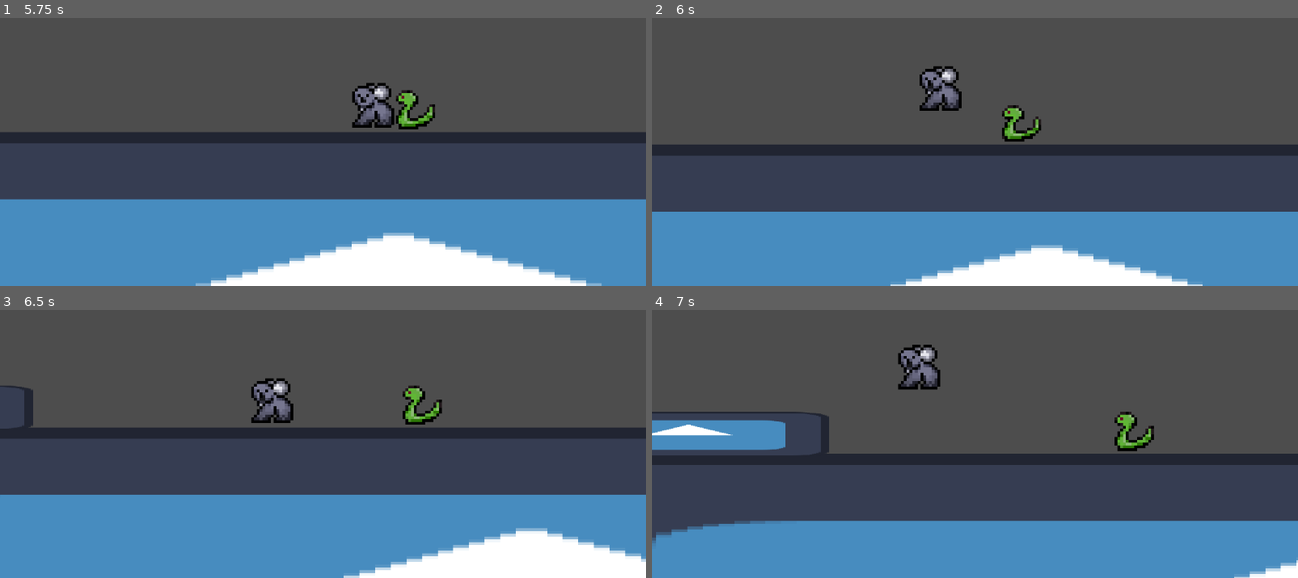
Above: before the commit, frames 1-4 (two rows, left to right).
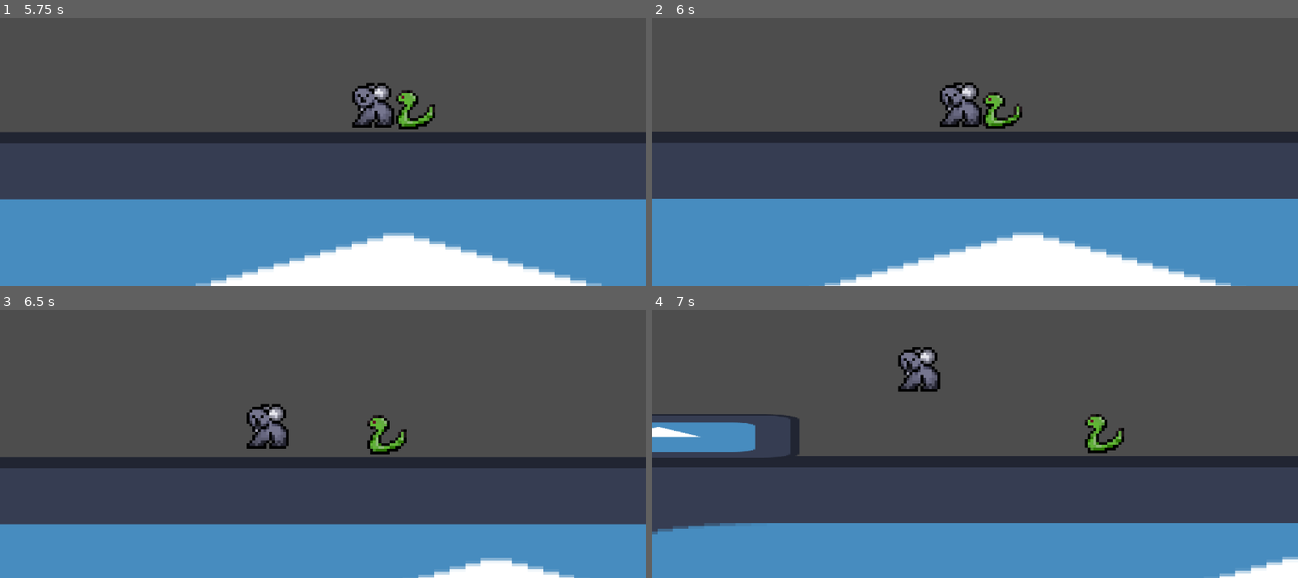
Above: after the commit, the same moments.

Repository: JeremyLikesCats/SuperKoalaRun
Game: Godot game, scene res://Scenes & Scripts/Levels/level_test.tscn
Same seed, same stepped clock (60 frames per second), same inputs: the game is played once before the commit and once after it. The engine's default icon, where the game draws it, is replaced by a stand-in: a white triangle on a blue panel in a dark square.
Inputs:
- Up to frame 1 (5.75 s): hold D (Right) 0.53-2.03 s; tap Space (Jump) at 0.77, 1.52, 3.02, 3.77, 4.52 s; hold A (Left) 2.03-2.78 s; hold D (Right) 2.78-4.28 s; hold A (Left) 4.28-5.03 s; hold D (Right) from 5.03 s (still down)
- Up to frame 2 (6 s): release D (Right) at 5.78 s; hold A (Left) from 5.78 s (still down)
- Up to frame 3 (6.5 s): keep holding A (Left); tap Space (Jump) at 6.02 s
- Up to frame 4 (7 s): keep holding A (Left); tap Space (Jump) at 6.77 s

Frame 1 is identical in both runs. In frame 2, 18% of the frame differs, in the area x 0-100%, y 18-100%; in frame 3, 26%, in the area x 0-100%, y 25-100%; in frame 4, 6.6%.
Error after the commit: Invalid access to property or key 'health' on a base object of type 'Node (stats.gd)'. (res://Scenes)

Commit message:
I did a monkey

Diff:
--- a/Scenes & Scripts/Characters/player.tscn
+++ b/Scenes & Scripts/Characters/player.tscn
@@ -1,7 +1,8 @@
-[gd_scene load_steps=8 format=3 uid="uid://b8qirrg0fdf2f"]
+[gd_scene load_steps=9 format=3 uid="uid://b8qirrg0fdf2f"]
 
 [ext_resource type="Script" uid="uid://bxmd12kt3e84p" path="res://Scenes & Scripts/Characters/scripts/player.gd" id="1_eiqjv"]
 [ext_resource type="Texture2D" uid="uid://ct2lr27n1mj8p" path="res://Assets/Koala_Idle-Sheet.png" id="2_eiqjv"]
+[ext_resource type="Script" uid="uid://cma2ddl1yrrfl" path="res://Scenes & Scripts/Characters/stats_label.gd" id="3_r00r3"]
 
 [sub_resource type="RectangleShape2D" id="RectangleShape2D_eiqjv"]
 size = Vector2(15, 15.5)
@@ -57,8 +58,12 @@
 wait_time = 0.2
 one_shot = true
 
-[node name="Label" type="Label" parent="."]
+[node name="Stats" type="Node" parent="."]
+
+[node name="Stats Label" type="Label" parent="Stats"]
 offset_left = -115.0
 offset_top = -65.0
 offset_right = -62.0
 offset_bottom = -42.0
+text = "Health"
+script = ExtResource("3_r00r3")
--- a/Scenes & Scripts/Characters/scripts/killzone.gd
+++ b/Scenes & Scripts/Characters/scripts/killzone.gd
@@ -12,6 +12,7 @@
 		# Deduct health
 		if PlayerGlobals.health > 1:
 			PlayerGlobals.health -= damage
+			Stats.health_change()
 		else:
 			print("You died")
 			PlayerGlobals.health = PlayerGlobals.MAX_HEALTH
--- /dev/null
+++ b/Scenes & Scripts/Characters/stats_label.gd
@@ -0,0 +1,5 @@
+extends Label
+
+# Called every frame. 'delta' is the elapsed time since the previous frame.
+func _process(delta: float) -> void:
+	text = Stats.health
--- /dev/null
+++ b/Scenes & Scripts/Globals/stats.gd
@@ -0,0 +1,7 @@
+extends Node
+
+
+@onready var heath_label: Label = $"Heath Label"
+
+func heath_change():
+	heath_label.text = "x" + str(PlayerGlobals.health)
--- a/project.godot
+++ b/project.godot
@@ -19,6 +19,7 @@
 [autoload]
 
 PlayerGlobals="*res://Scenes & Scripts/Globals/player_globals.gd"
+Stats="*res://Scenes & Scripts/Globals/stats.gd"
 
 [global_group]
 
Not shown, added: Scenes & Scripts/Characters/stats_label.gd.uid
Not shown, added: Scenes & Scripts/Globals/stats.gd.uid
